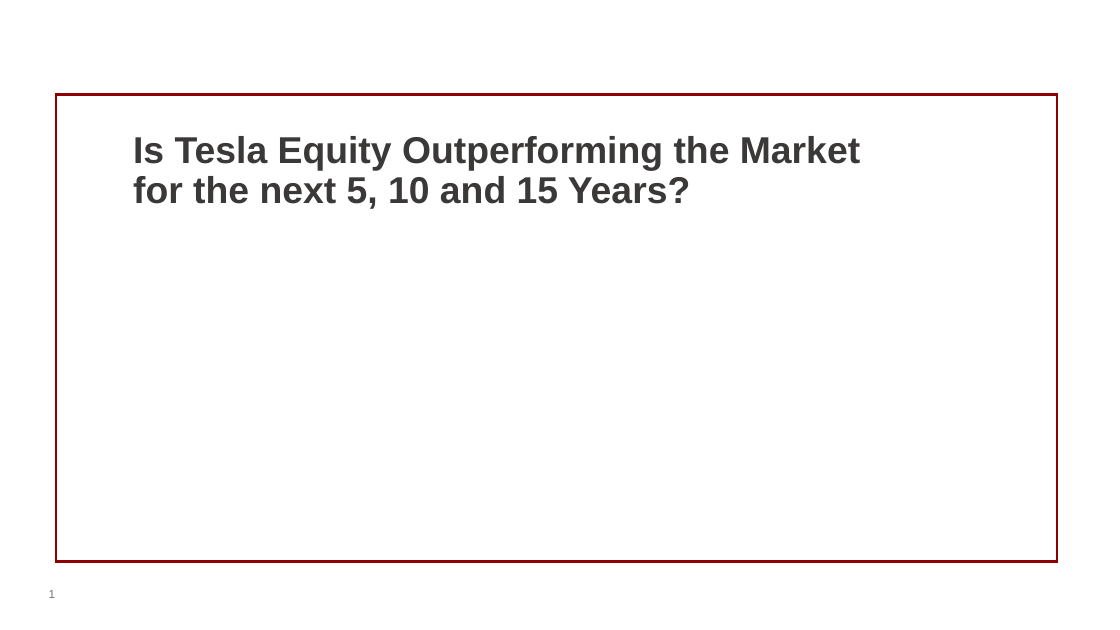
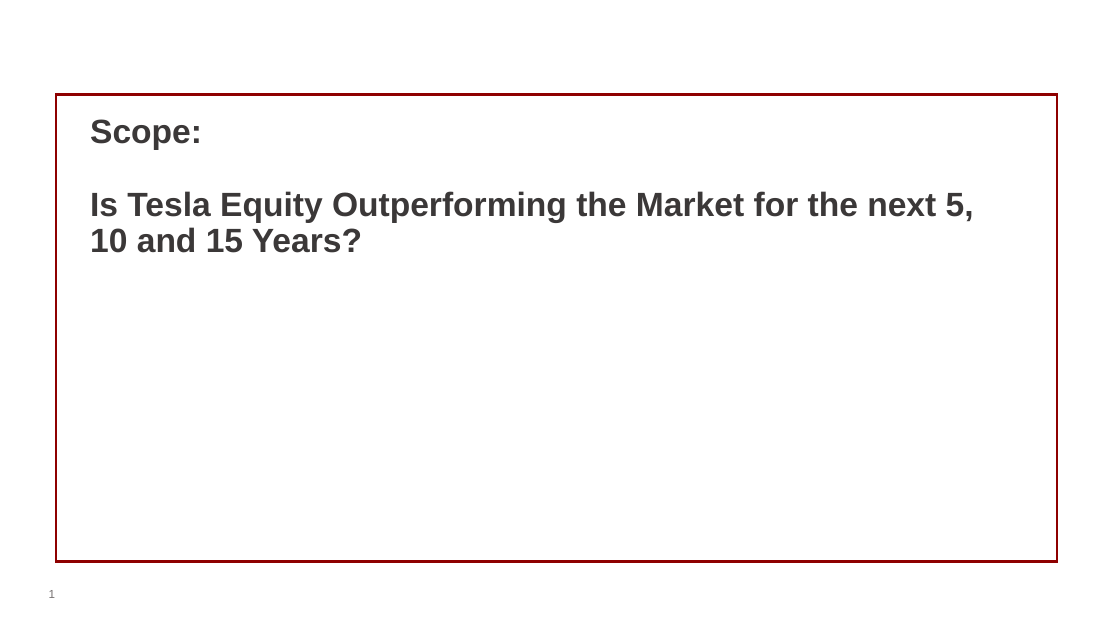
Before and after one commit to shonaqvi/Your-Next-Investment-, a slide deck: slide 1 of Proposal.pptx. Drawn at 1120x630 pixels with LibreOffice and Linux fonts; fonts in the diff are those of the drawing; background and template pictures are left out. Boxes give left, top, right and bottom in pixels: in the first picture for what was removed or moved away, otherwise in the second. Text is boxed around its words. In the diff, an @@ line names an element or a change of style, - is before the commit and + after.

```diff
--- a/Proposal.pptx
+++ b/Proposal.pptx
@@ title at <box>90,119,974,253</box>: text changed; size 32 to 28.8 pt @@
-Is Tesla Equity Outperforming the Market for the next 5, 10 and 15 Years?
+Scope:
+Is Tesla Equity Outperforming the Market for the next 5, 10 and 15 Years?
```
Also in this commit, not shown: 2 slides added, 6 slides removed.
